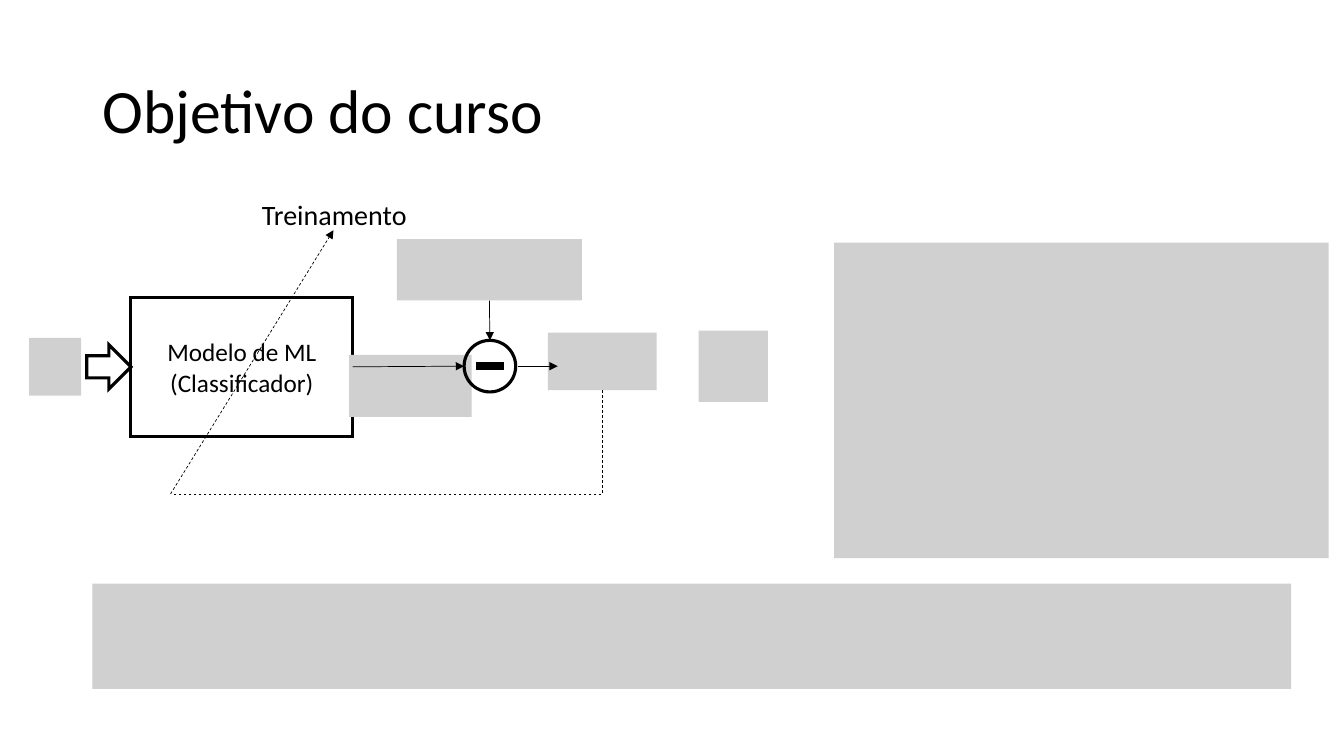
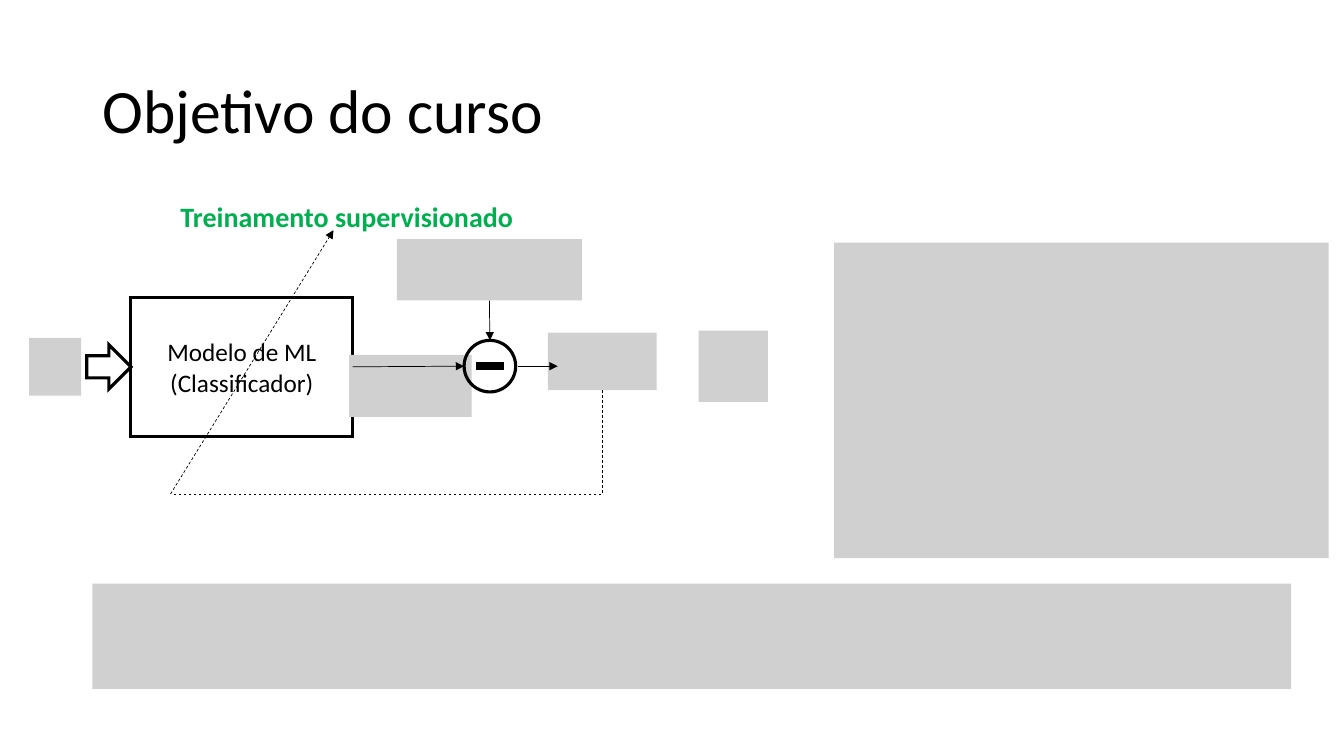
Before and after one commit to zz4fap/t320_aprendizado_de_maquina, a slide deck: slide 9 of slides/Lab1_Ex2.pptx (slide 8 before the commit). Drawn at 1344x756 pixels with LibreOffice and Linux fonts; fonts in the diff are those of the drawing; grey boxes stand for pictures. Boxes give left, top, right and bottom in pixels: in the first picture for what was removed or moved away, otherwise in the second. Text is boxed around its words. In the diff, an @@ line names an element or a change of style, - is before the commit and + after.

```diff
--- a/slides/Lab1_Ex2.pptx
+++ b/slides/Lab1_Ex2.pptx
@@ text at box(180, 207, 513, 234): text changed; text colour #000000 to #00B050; bold on @@
-Treinamento
+Treinamento supervisionado
```
Also in this commit, not shown: 3 other slides changed, 1 slide added, 1 other file.
